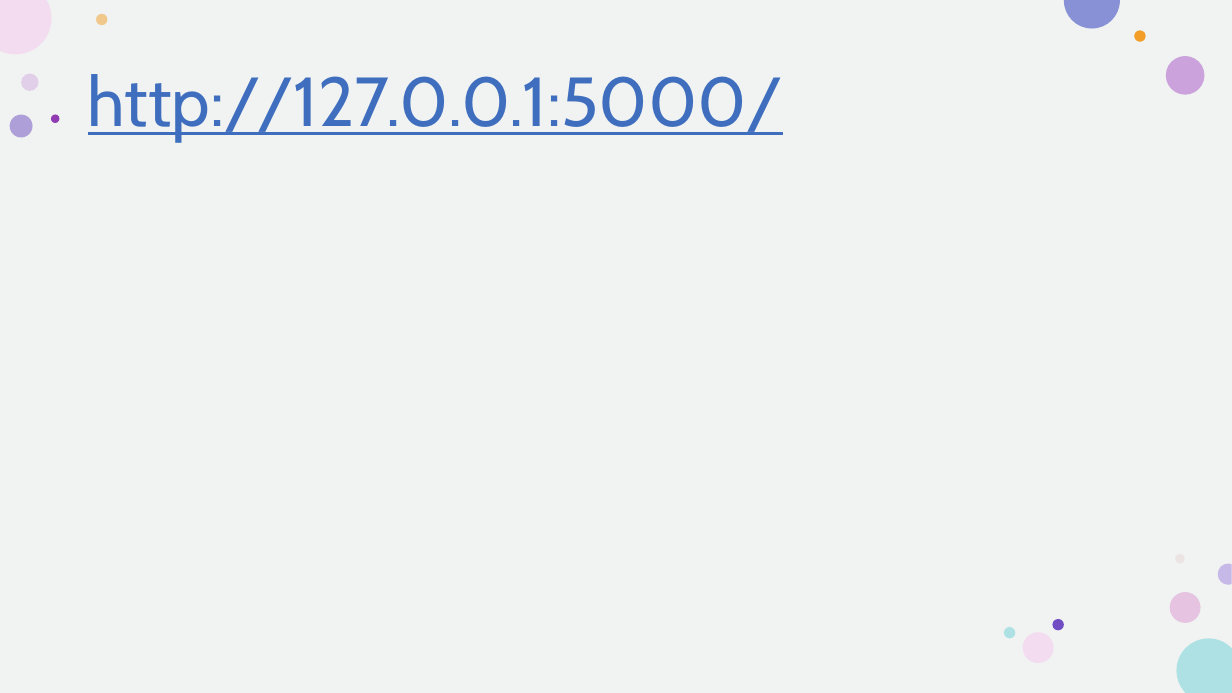
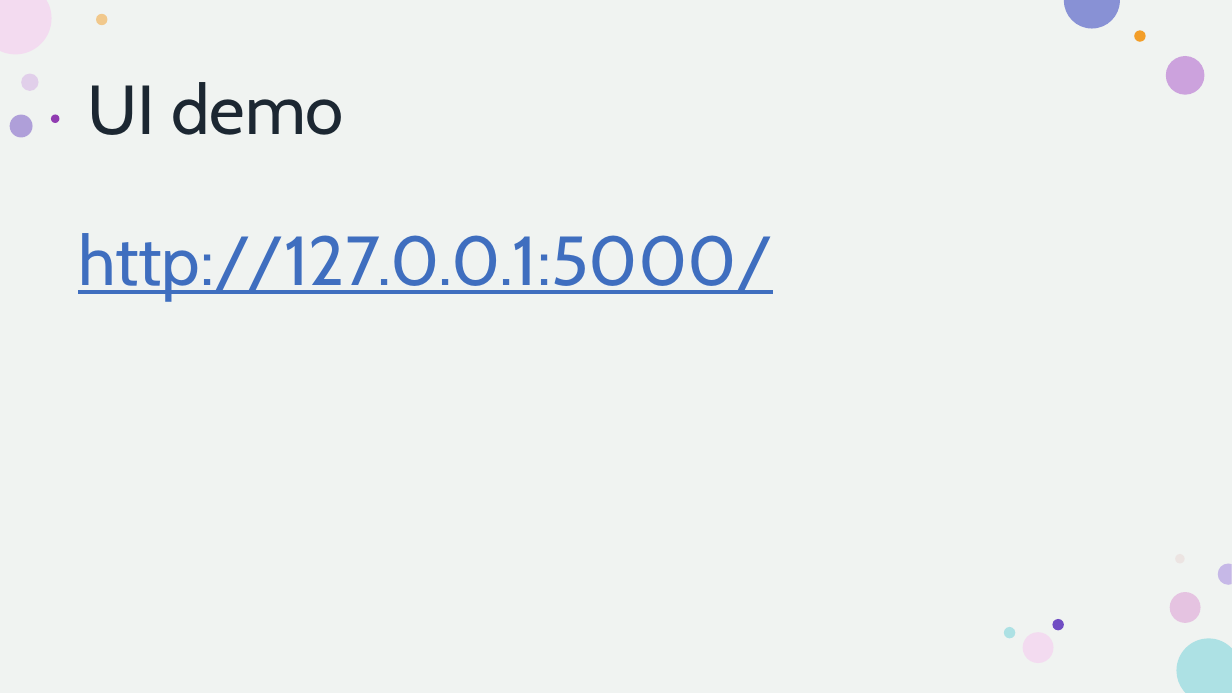
Before and after one commit to howie-zeng/Analyzing-Retail-Sentiment-and-Detecting-Trading-Signals, a slide deck: slide 14 of Presentation.pptx. Drawn at 1232x693 pixels with LibreOffice and Linux fonts; fonts in the diff are those of the drawing. Boxes give left, top, right and bottom in pixels: in the first picture for what was removed or moved away, otherwise in the second. Text is boxed around its words. In the diff, an @@ line names an element or a change of style, - is before the commit and + after.

```diff
--- a/Presentation.pptx
+++ b/Presentation.pptx
@@ text added at bbox=[88, 82, 344, 135], 54 pt, text #1C2732 @@
+UI demo
@@ title "http://127.0.0.1:5000/": place and size @@
-title "http://127.0.0.1:5000/" at bbox=[88, 74, 783, 141]
+title "http://127.0.0.1:5000/" at bbox=[78, 233, 773, 300]
```
Also in this commit, not shown: 4 other slides changed, 1 slide added, 1 slide removed.
